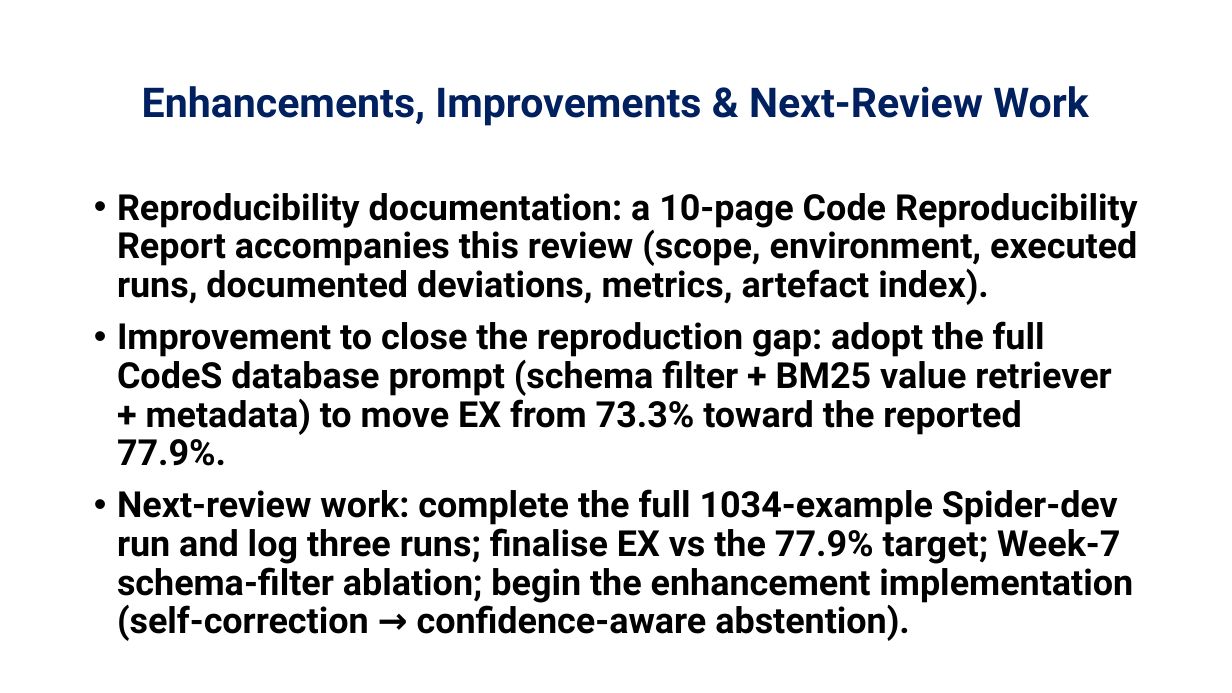
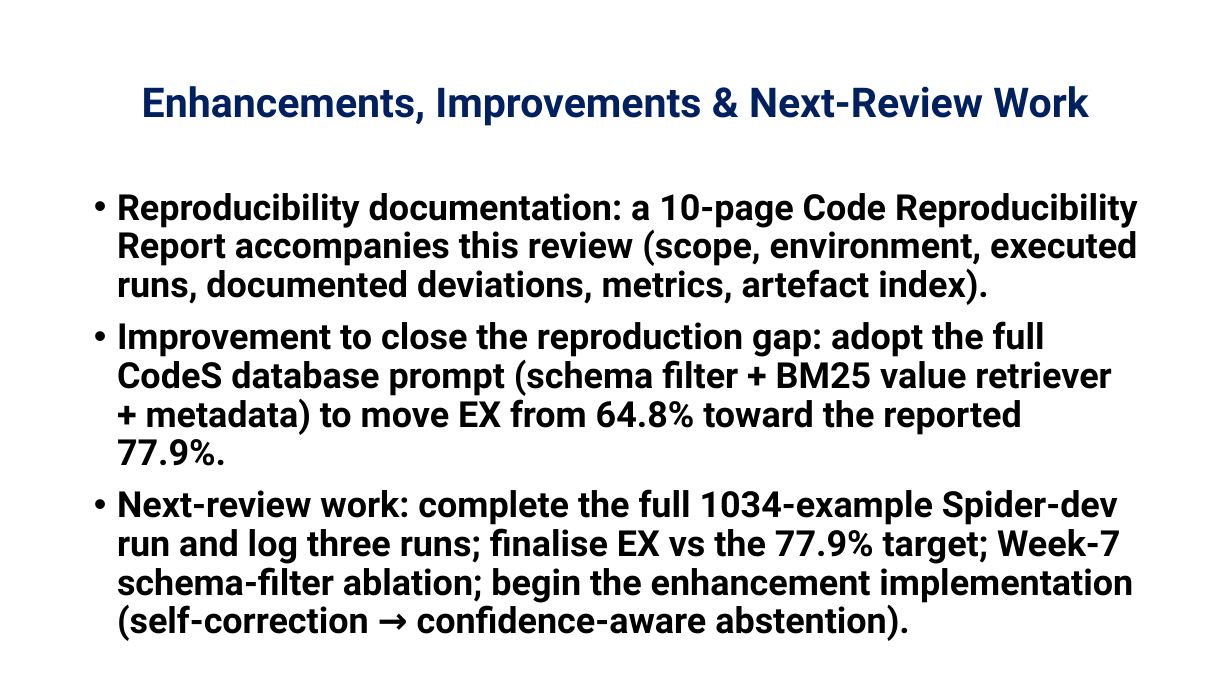
Before and after one commit to jayakanthh/QueryGenie, a slide deck: slide 8 of docs/reviews/Review2_QueryGenie.pptx. Drawn at 1232x693 pixels with LibreOffice and Linux fonts; fonts in the diff are those of the drawing; background and template pictures are left out. Boxes give left, top, right and bottom in pixels: in the first picture for what was removed or moved away, otherwise in the second. Text is boxed around its words. In the diff, an @@ line names an element or a change of style, - is before the commit and + after.

```diff
--- a/docs/reviews/Review2_QueryGenie.pptx
+++ b/docs/reviews/Review2_QueryGenie.pptx
@@ text at <box>117,321,1112,466</box>: text changed @@
-• Improvement to close the reproduction gap: adopt the full CodeS database prompt (schema filter + BM25 value retriever + metadata) to move EX from 73.3% toward the reported 77.9%.
+• Improvement to close the reproduction gap: adopt the full CodeS database prompt (schema filter + BM25 value retriever + metadata) to move EX from 64.8% toward the reported 77.9%.
```
Also in this commit, not shown: 1 other slide changed, 3 other files.
